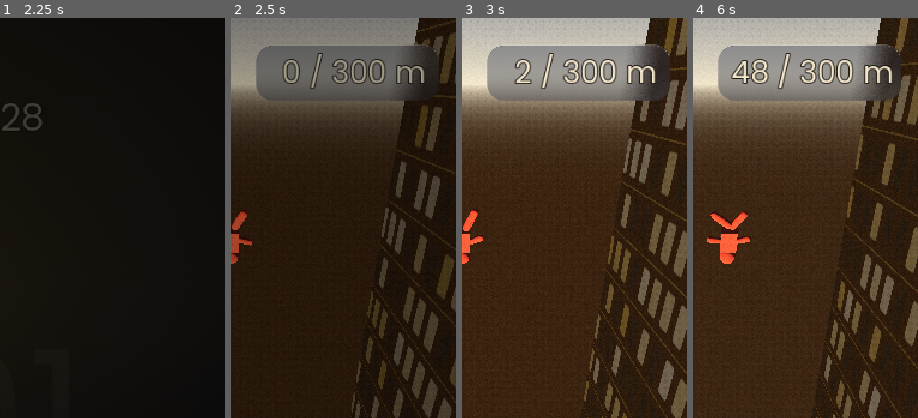
Above: before the commit, frames 1-4 (left to right).
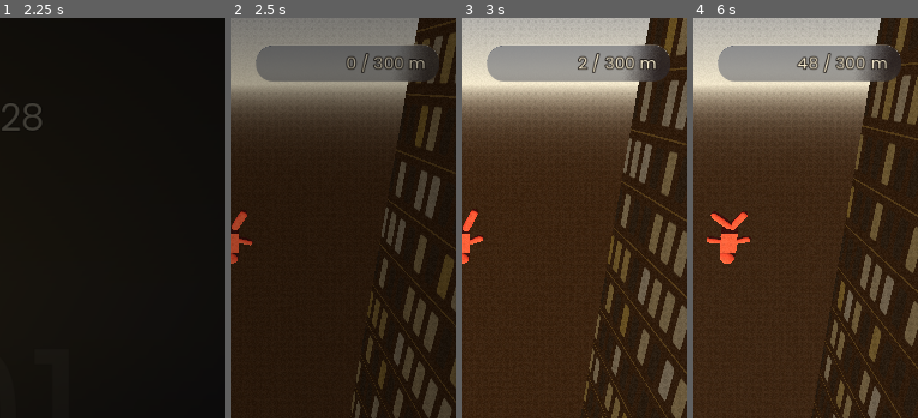
Above: after the commit, the same moments.

Repository: quvntvn/Hyperdive
Game: Godot game, scene res://scenes/ui/main_menu.tscn
Same seed, same stepped clock (60 frames per second), same inputs: the game is played once before the commit and once after it.
Inputs (mouse positions are % of the whole screen's width and height, from its top left):
- Up to frame 1 (2.25 s): tap Enter at 0.5 s; move the mouse to (72, 45) at 0.52 s; hold D (move_right) 0.53-1.25 s; tap 1 at 0.6 s; click (72, 45) at 0.67 s; click "ARCHIVES" at 1.25 s; click "1" at 2 s
- Up to frame 2 (2.5 s): no input
- Up to frame 3 (3 s): drag from (30, 55) to (45, 70) at 2.77 s
- Up to frame 4 (6 s): move the mouse to (60, 28) at 3.52 s; hold D (move_right) 3.53-4.25 s; tap U at 3.6 s; drag from (45, 70) to (20, 35) at 4.27 s; move the mouse to (80, 65) at 5.02 s; hold A (move_left) 5.03-5.75 s; tap 2 at 5.1 s; drag from (20, 35) to (35, 25) at 5.77 s
The pictures show only the part of the screen within x 50-100%, y 0-50%; the shares and areas given below are measured in that part.

Frame 1 is identical in both runs. In frame 2, 5.0% of the frame differs, in the area x 11-92%, y 8-21%; in frame 3, 5.8%; in frame 4, 6.1%, in the area x 11-93%, y 8-21%.

Commit message:
style(story): police de progression d'objectif réduite (taille HUD coop)
Co-Authored-By: Claude Opus 4.8 <noreply@anthropic.com>

Diff:
--- a/hyperdive/scripts/ui/game_hud.gd
+++ b/hyperdive/scripts/ui/game_hud.gd
@@ -75,6 +75,10 @@
 func set_campaign_mode(enabled: bool) -> void:
 	_campaign_mode = enabled
 	$InfoBar/VBox/CoinCounter.visible = not enabled
+	# Progression d'objectif plus SOBRE : même taille que les noms du HUD coop (20, vs 36 par
+	# défaut du score solo) → la ligne "320 / 800 m" ne mange plus le haut de l'écran.
+	if enabled:
+		_distance_label.add_theme_font_size_override("font_size", 20)
 	# Le contenu du VBox change (1 ou 2 lignes) → recaler la hauteur du fond (différé : la
 	# taille mini du conteneur se met à jour après le toggle de visibilité).
 	_resize_info_bar.call_deferred()
